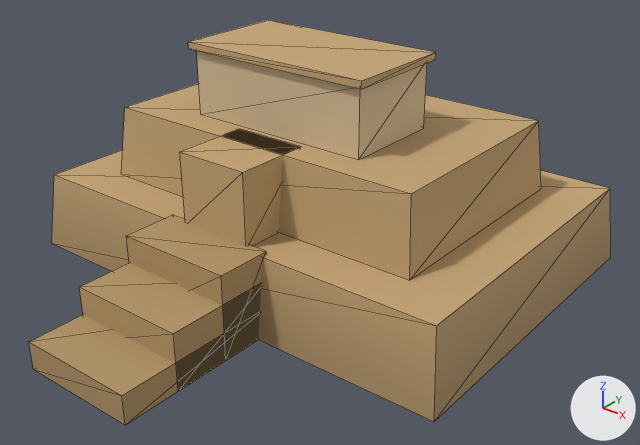
What one commit did to the glTF model art-src/blender/exports/moche/architecture/moche_platform_lod1.glb.
Rendered twice from a 50 mm lens placed at (14.96, -19.04, 12.67), pointed at (1.27, -1.93, 2.06). Arrows for +X, +Y and +Z are at lower right; the lights stay in place. The first picture is the older version. Mesh edges are drawn as thin lines. Vertices at exactly the same position are counted once.

Objects in the first picture: 'GEO-Arch_moche_platform_LOD1'.
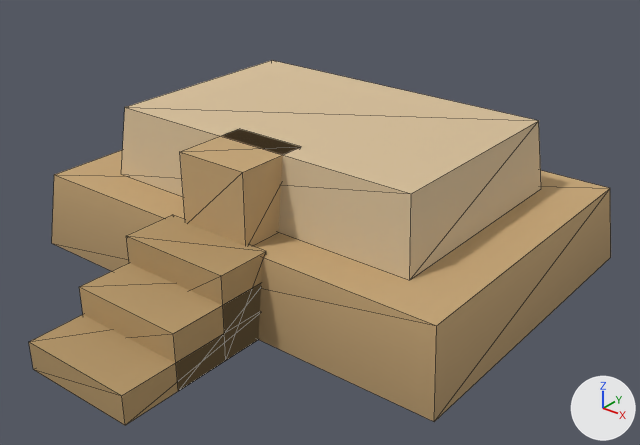
Location of each change, (x1, y1, x2, y2) in pixels of the pictures (640 x 445 px):
'GEO-Arch_moche_platform_LOD1', reshaped (10% shorter): before (29, 20, 611, 425); after (29, 60, 611, 425)
part 1 of me_geo_arch_moche_platform_lod1, deleted (brown): before (188, 20, 436, 89)
part 2 of me_geo_arch_moche_platform_lod1, deleted (beige): before (197, 51, 427, 160)
part 3 of me_geo_arch_moche_platform_lod1, recoloured: before (121, 84, 541, 280); after (121, 60, 541, 280)

The change in detail:
me_geo_arch_moche_platform_lod1 is used by ob_geo_arch_moche_platform_lod1; location (0.0, 0.0, 0.0).
me_geo_arch_moche_platform_lod1 had 68 vertices, 90 faces and spanned x -7.0..7.0, y -9.4..5.0, z 0.0..6.5.
me_geo_arch_moche_platform_lod1 now has 44 vertices, 60 faces and spans x -7.0..7.0, y -9.4..5.0, z 0.0..4.4.
me_geo_arch_moche_platform_lod1 part 1: the loose piece of 8 vertices spanning x -2.95..2.95, y -2.45..0.85, z 6.3..6.5 is deleted.
me_geo_arch_moche_platform_lod1 part 2: the loose piece of 8 vertices spanning x -2.8..2.8, y -2.3..0.7, z 4.4..6.3 is deleted.
me_geo_arch_moche_platform_lod1 part 3: 10 faces spanning x -5.2..5.2, y -3.45..3.45, z 2.3..4.4 switch from mat_mat_arch_mocheadobe to mat_mat_arch_mocheplaster.
Other edits to the shape of me_geo_arch_moche_platform_lod1 do not show in these pictures.
